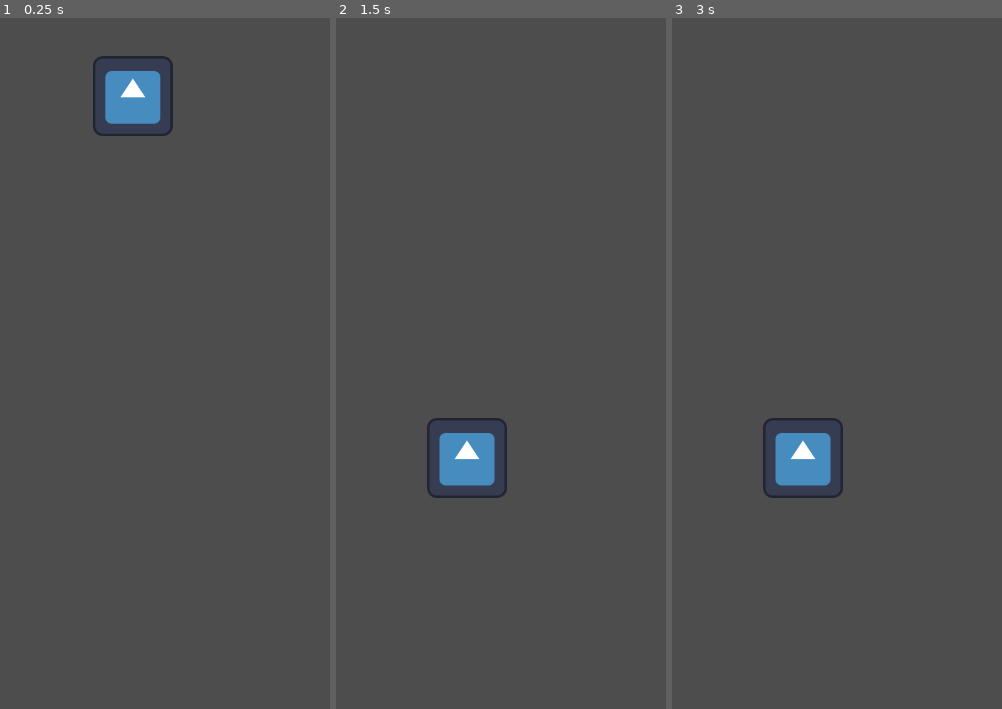
Above: before the commit, frames 1-3 (left to right).
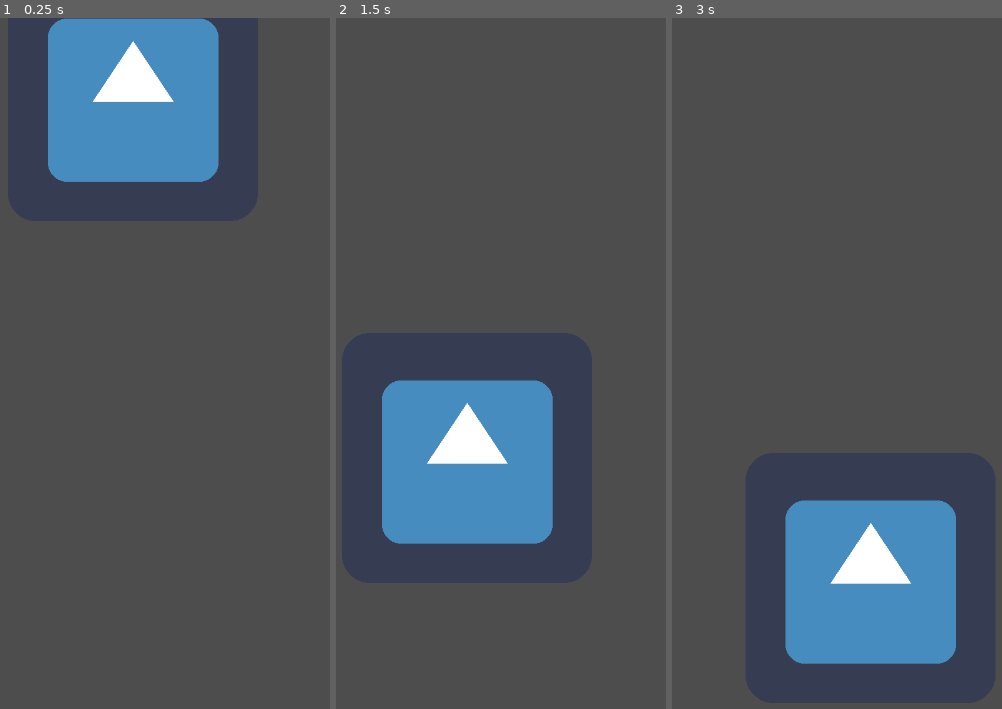
Above: after the commit, the same moments.

Repository: TheMaxcraft1/Argentina_Y_Sus_Provincias
Game: Godot game, scene res://provincia.tscn
Two runs of this game, one before a commit and one after it. Both use one fixed random seed, a clock stepped at 60 frames per second and the inputs below. The engine's default icon, where the game draws it, is replaced by a stand-in: a white triangle on a blue panel in a dark square.
Inputs (mouse positions are in pixels of both pictures, inside the frame that each line leads up to):
- Up to frame 1 (0.25 s): no input
- Up to frame 2 (1.5 s): tap Enter at 0.5 s; move the mouse to (468, 94) at 0.52 s; press the mouse at (468, 94) at 0.53 s; tap Space at 1.25 s; move the mouse to (468, 460) at 1.27 s; release the mouse at (468, 460) at 1.28 s; click (468, 460) at 1.35 s
- Up to frame 3 (3 s): tap Enter at 2 s; move the mouse to (939, 239) at 2.02 s; press the mouse at (939, 239) at 2.03 s; tap Space at 2.75 s; move the mouse to (870, 577) at 2.77 s; release the mouse at (870, 577) at 2.78 s; click (870, 577) at 2.85 s

The runs differ from the first frame. In frame 1, 12% of the frame differs, in the area x 14-67%, y 0-24%; in frame 2, 12%; in frame 3, 14%, in the area x 27-87%, y 57-94%.

Commit message:
Automatic rectangle colission shape

Diff:
--- a/AutomaticCollisionTest.tscn
+++ /dev/null
@@ -1,14 +0,0 @@
-[gd_scene load_steps=3 format=3 uid="uid://bkpd0qi4q8b1u"]
-
-[ext_resource type="Texture2D" uid="uid://cjudqwmp4oiru" path="res://Textures/Godot_Texture.png" id="1_fqub2"]
-[ext_resource type="Script" path="res://AutomaticaColisionShape2D.gd" id="2_8awum"]
-
-[node name="StaticBody2D" type="StaticBody2D"]
-position = Vector2(351, 269)
-metadata/_edit_group_ = true
-
-[node name="Sprite2D" type="Sprite2D" parent="."]
-texture = ExtResource("1_fqub2")
-script = ExtResource("2_8awum")
-
-[node name="CollisionPolygon2D" type="CollisionPolygon2D" parent="."]
--- a/AutomaticaCollisionShape2D.gd
+++ /dev/null
@@ -1,27 +0,0 @@
-extends Sprite2D
-
-func _ready():
-	_create_collision_polygon()
-
-
-func _create_collision_polygon():
-	var bm = BitMap.new()
-	bm.create_from_image_alpha(texture.get_image())
-	var rect = Rect2(position.x, position.y, texture.get_width(), texture.get_height())
-	var my_array = bm.opaque_to_polygons(rect, 0.0001)
-	var my_polygon = Polygon2D.new()
-	my_polygon.set_polygons(my_array)
-	var offsetX = 0
-	var offsetY = 0
-	if (texture.get_width() % 2 != 0):
-		offsetX = 1
-	if (texture.get_height() % 2 != 0):
-		offsetY = 1
-	for i in range(my_polygon.polygons.size()):
-		var my_collision = CollisionPolygon2D.new()
-		my_collision.set_polygon(my_polygon.polygons[i])
-		my_collision.position -= Vector2((texture.get_width() / 2) + offsetX, (texture.get_height() / 2) + offsetY) * scale.x
-		my_collision.scale = scale
-		get_parent().call_deferred("add_child", my_collision)
-	#my_polygon.free()
-	print("Collision Polygon CREATED!")
--- a/Provincia.gd
+++ b/Provincia.gd
@@ -1,13 +1,16 @@
 extends Area2D
 
-@export var sprite: Texture
+@export var sprite: Texture2D
 var mouse_pos
 var is_mouse_over_sprite
 
 # Called when the node enters the scene tree for the first time.
 func _ready():
 	$Sprite2D.texture = sprite
+	var my_shape = RectangleShape2D.new()
+	my_shape.size = sprite.get_size()
 
+	$CollisionShape2D.shape = my_shape
 
 # Called every frame. 'delta' is the elapsed time since the previous frame.
 func _process(delta):
--- a/provincia.tscn
+++ b/provincia.tscn
@@ -1,22 +1,17 @@
-[gd_scene load_steps=4 format=3 uid="uid://bgupw30j32r5n"]
+[gd_scene load_steps=3 format=3 uid="uid://bgupw30j32r5n"]
 
 [ext_resource type="Script" path="res://Provincia.gd" id="1_o3auk"]
-[ext_resource type="Texture2D" uid="uid://keol3gtvev7d" path="res://icon.svg" id="2_inonk"]
-
-[sub_resource type="RectangleShape2D" id="RectangleShape2D_0q2bp"]
-size = Vector2(126, 127)
+[ext_resource type="Texture2D" uid="uid://cjudqwmp4oiru" path="res://Textures/Godot_Texture.png" id="3_nsdkx"]
 
 [node name="Provincia" type="Area2D"]
 position = Vector2(219, 125)
 script = ExtResource("1_o3auk")
-sprite = ExtResource("2_inonk")
+sprite = ExtResource("3_nsdkx")
 
 [node name="Sprite2D" type="Sprite2D" parent="."]
-texture = ExtResource("2_inonk")
 
 [node name="CollisionShape2D" type="CollisionShape2D" parent="."]
 position = Vector2(0, -0.5)
-shape = SubResource("RectangleShape2D_0q2bp")
 
 [connection signal="mouse_entered" from="." to="." method="_on_mouse_entered"]
 [connection signal="mouse_exited" from="." to="." method="_on_mouse_exited"]
